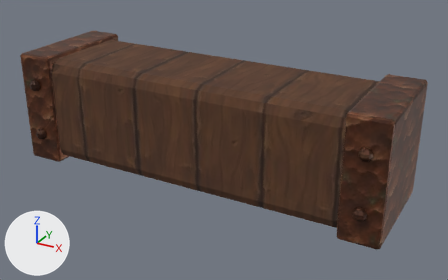
What one commit did to the glTF model assets/models/build/beam_half__cut_stone.glb.
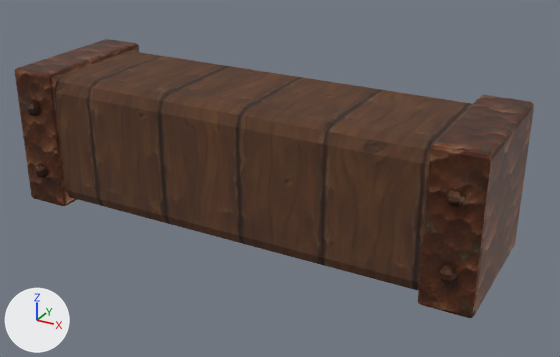
The first picture shows the older version from a camera (50 mm lens) standing at (0.749, -1.291, 0.751) and looking at (0.042, -0.007, 0.109). The close-ups show the older and then the newer version on the part from 2% to 100% of the width and 0% to 100% of the height of that picture. Only the edits that show in the close-ups are written down. The lights are fixed; the arrows at lower left show +X, +Y and +Z. Vertices at exactly the same position are counted once.

Before the edit, the objects in view are built like this:
```python
me_sphere_003 = bpy.data.meshes.new('Sphere.003')
me_sphere_003.from_pydata(...)  # 304 vertices, 580 faces; spans x -0.5..0.5, y -0.168..0.15, z 0.0..0.3
# faces by material slot: [256, 108, 216]
me_sphere_003.materials.append(mat_copper_dark)  # picture img_copper_dark
me_sphere_003.materials.append(mat_wood_dark)  # picture img_wood_dark
me_sphere_003.materials.append(mat_copper_b)  # picture img_copper_b
ob_model = bpy.data.objects.new('model', me_sphere_003)
ob_model.location = (0.0, 0.0, 0.0)
```
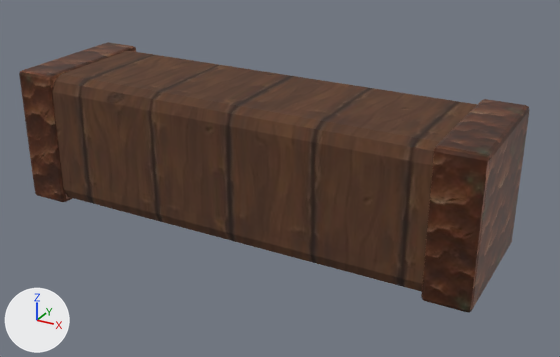
Pixel boxes (x1, y1, x2, y2) of what changed, in the close-ups (560 x 357 px; the box of a moved part takes in the faces that stretch with it):
'model', reshaped
    before: (15, 39, 534, 318)
    after: (19, 42, 530, 312)
part 1 of me_sphere_003, moved or reshaped (not visible afterwards)
    before: (446, 187, 465, 206)
part 2 of me_sphere_003, moved or reshaped (not visible afterwards)
    before: (34, 164, 48, 178)
part 3 of me_sphere_003, moved or reshaped (not visible afterwards)
    before: (26, 102, 40, 116)
part 4 of me_sphere_003, moved or reshaped (not visible afterwards)
    before: (438, 264, 457, 283)
part 5 of me_sphere_003, moved or reshaped
    before: (15, 39, 139, 206)
    after: (19, 42, 136, 202)
part 6 of me_sphere_003, moved or reshaped
    before: (418, 95, 534, 318)
    after: (421, 99, 530, 312)
part 7 of me_sphere_003, surface changed
    both: (19, 42, 530, 312)

The edits, one by one:
me_sphere_003 is used by ob_model.
me_sphere_003 had 304 vertices, 580 faces and spanned x -0.5..0.5, y -0.168..0.15, z 0.0..0.3.
me_sphere_003 now has 304 vertices, 580 faces and spans x -0.494..0.494, y -0.144..0.144, z 0.006..0.294.
me_sphere_003 part 1: the loose piece of 34 vertices spanning x 0.435..0.465, y -0.168..-0.138, z 0.204..0.236 is moved by (-0.001, 0.025, 0.0).
me_sphere_003 part 2: the loose piece of 34 vertices spanning x -0.465..-0.435, y -0.168..-0.138, z 0.064..0.096 is moved by (0.001, 0.025, 0.0).
me_sphere_003 part 3: the loose piece of 34 vertices spanning x -0.465..-0.435, y -0.168..-0.138, z 0.204..0.236 is moved by (0.001, 0.025, 0.0).
me_sphere_003 part 4: the loose piece of 34 vertices spanning x 0.435..0.465, y -0.168..-0.138, z 0.064..0.096 is moved by (-0.001, 0.025, 0.0).
me_sphere_003 part 5: the loose piece of 56 vertices spanning x -0.5..-0.4, y -0.15..0.15, z 0.0..0.3 is scaled about its middle by (0.89, 0.959, 0.959), then moved by (0.001, 0.0, 0.0).
me_sphere_003 part 6: the loose piece of 56 vertices spanning x 0.4..0.5, y -0.15..0.15, z 0.0..0.3 is scaled about its middle by (0.89, 0.959, 0.959), then moved by (-0.001, 0.0, 0.0).
me_sphere_003 part 7: 580 kept faces spanning x -0.494..0.494, y -0.144..0.144, z 0.006..0.294 get new texture (UV) coordinates.
